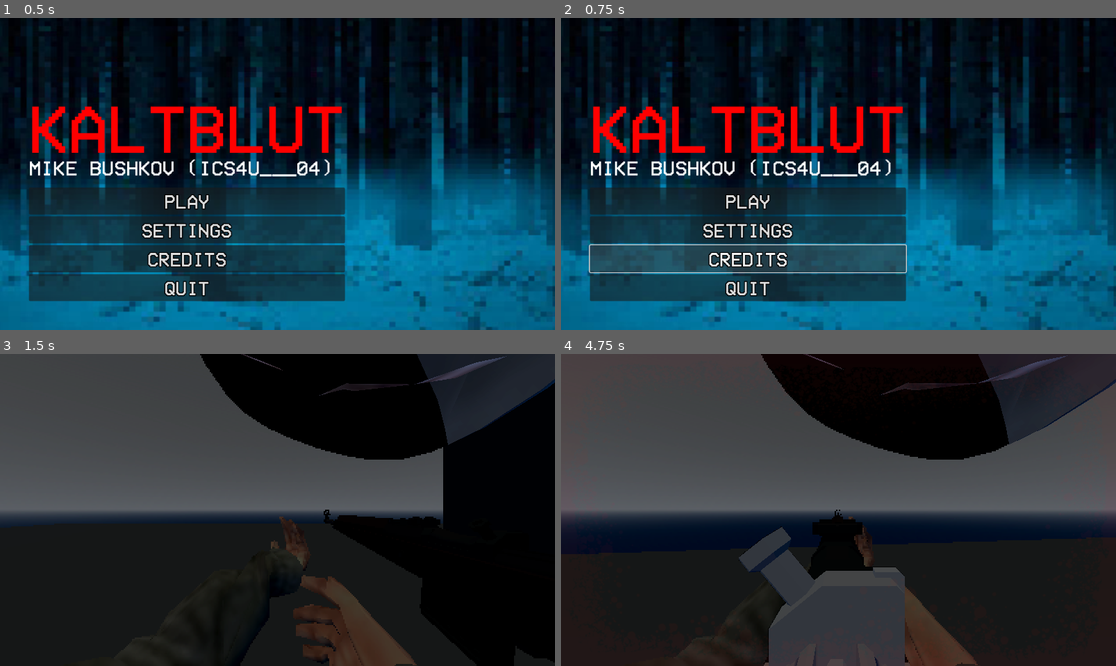
Above: before the commit, frames 1-4 (two rows, left to right).
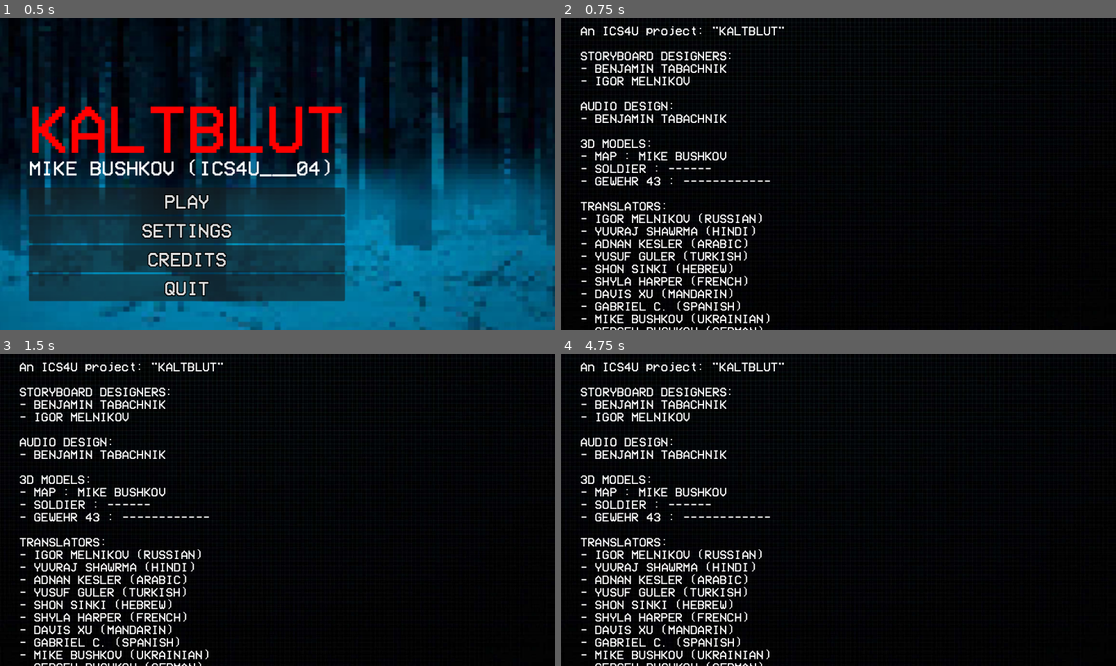
Above: after the commit, the same moments.

Repository: worghet/ICS4U___KALTBLUT
Game: Godot game, scene res://scenes/main-menu.tscn
Two runs of this game, one before a commit and one after it. Both use one fixed random seed, a clock stepped at 60 frames per second and the inputs below.
Inputs (mouse positions are in pixels of both pictures, inside the frame that each line leads up to):
- Up to frame 1 (0.5 s): no input
- Up to frame 2 (0.75 s): click "CREDITS" at 0.5 s
- Up to frame 3 (1.5 s): click (188, 538) at 1.25 s, where only the run before the commit has a clickable "PLAY"
- Up to frame 4 (4.75 s): tap Enter at 2 s; move the mouse to (866, 510) at 2.02 s; press the mouse at (866, 510) at 2.03 s; hold W (move_forward) from 2.03 s (still down); tap Space (jump) at 2.27, 3.02, 3.5, 4.52 s; move the mouse to (810, 510) at 2.77 s; release the mouse at (810, 510) at 2.78 s; right-click (810, 510) at 2.85 s; move the mouse to (849, 503) at 3.52 s; hold E (spawn_enemy) 3.53-4.28 s; move the mouse to (832, 516) at 4.27 s; click (832, 516) at 4.35 s

Frame 1 is identical in both runs. In frame 2, 71% of the frame differs, in the area x 0-100%, y 0-100%; in frame 3, 44%; in frame 4, 70%.

Commit message:
added credits

Diff:
--- /dev/null
+++ b/kaltblut/scenes/credits.gd
@@ -0,0 +1,11 @@
+extends Control
+
+
+func _ready() -> void:
+	#$scrolling.play("scroll down")
+	$music.play()
+
+func _input(event: InputEvent) -> void:
+
+	if event.is_action_pressed("escape"):
+		get_tree().change_scene_to_file("res://scenes/main-menu.tscn")
--- /dev/null
+++ b/kaltblut/scenes/credits.tscn
@@ -0,0 +1,149 @@
+[gd_scene load_steps=8 format=3 uid="uid://d2hin7r7xw8dn"]
+
+[ext_resource type="Script" uid="uid://ivq2butbg5vy" path="res://scenes/credits.gd" id="1_0ctdu"]
+[ext_resource type="Texture2D" uid="uid://b1sqend1r43p7" path="res://imports/textures/background.jpg" id="1_2ckv8"]
+[ext_resource type="Theme" uid="uid://bk7as4gxm1c8l" path="res://ui/theme.tres" id="2_0ctdu"]
+[ext_resource type="AudioStream" uid="uid://0myg4tu0ajrt" path="res://imports/sounds/music/darknightcrushed.mp3" id="4_2fbfq"]
+
+[sub_resource type="Animation" id="Animation_2ckv8"]
+resource_name = "scroll down"
+length = 20.0
+tracks/0/type = "value"
+tracks/0/imported = false
+tracks/0/enabled = true
+tracks/0/path = NodePath("MarginContainer2/GridContainer/content:position")
+tracks/0/interp = 1
+tracks/0/loop_wrap = true
+tracks/0/keys = {
+"times": PackedFloat32Array(0, 19.9),
+"transitions": PackedFloat32Array(1, 1),
+"update": 0,
+"values": [Vector2(0, 30), Vector2(0, -450)]
+}
+
+[sub_resource type="Animation" id="Animation_0ctdu"]
+length = 0.001
+tracks/0/type = "value"
+tracks/0/imported = false
+tracks/0/enabled = true
+tracks/0/path = NodePath("MarginContainer2/GridContainer/content:position")
+tracks/0/interp = 1
+tracks/0/loop_wrap = true
+tracks/0/keys = {
+"times": PackedFloat32Array(0),
+"transitions": PackedFloat32Array(1),
+"update": 0,
+"values": [Vector2(0, 139)]
+}
+
+[sub_resource type="AnimationLibrary" id="AnimationLibrary_2fbfq"]
+_data = {
+&"RESET": SubResource("Animation_0ctdu"),
+&"scroll down": SubResource("Animation_2ckv8")
+}
+
+[node name="credits" type="Control"]
+layout_mode = 3
+anchors_preset = 15
+anchor_right = 1.0
+anchor_bottom = 1.0
+grow_horizontal = 2
+grow_vertical = 2
+script = ExtResource("1_0ctdu")
+
+[node name="TextureRect" type="TextureRect" parent="."]
+layout_mode = 1
+anchors_preset = 15
+anchor_right = 1.0
+anchor_bottom = 1.0
+offset_left = -384.0
+offset_top = -216.0
+offset_right = 384.0
+offset_bottom = 216.0
+grow_horizontal = 2
+grow_vertical = 2
+texture = ExtResource("1_2ckv8")
+
+[node name="CenterContainer" type="CenterContainer" parent="."]
+visible = false
+layout_mode = 1
+anchors_preset = 15
+anchor_right = 1.0
+anchor_bottom = 1.0
+offset_left = 300.0
+offset_top = 54.0
+offset_right = 300.0
+offset_bottom = 618.0
+grow_horizontal = 2
+grow_vertical = 2
+
+[node name="scrolling" type="AnimationPlayer" parent="."]
+libraries = {
+&"": SubResource("AnimationLibrary_2fbfq")
+}
+speed_scale = 0.5
+
+[node name="music" type="AudioStreamPlayer" parent="."]
+stream = ExtResource("4_2fbfq")
+parameters/looping = true
+
+[node name="MarginContainer2" type="MarginContainer" parent="."]
+layout_mode = 1
+anchors_preset = 15
+anchor_right = 1.0
+anchor_bottom = 1.0
+grow_horizontal = 2
+grow_vertical = 2
+theme_override_constants/margin_left = 30
+theme_override_constants/margin_top = 30
+
+[node name="GridContainer" type="GridContainer" parent="MarginContainer2"]
+layout_mode = 2
+
+[node name="MarginContainer" type="MarginContainer" parent="MarginContainer2/GridContainer"]
+layout_mode = 2
+theme_override_constants/margin_bottom = 40
+
+[node name="title" type="Label" parent="MarginContainer2/GridContainer/MarginContainer"]
+layout_mode = 2
+theme = ExtResource("2_0ctdu")
+theme_override_font_sizes/font_size = 130
+text = "CREDITS"
+
+[node name="content" type="Label" parent="MarginContainer2/GridContainer"]
+layout_mode = 2
+size_flags_vertical = 0
+theme = ExtResource("2_0ctdu")
+theme_override_font_sizes/font_size = 26
+text = "An ICS4U project: \"KALTBLUT\"
+
+STORYBOARD DESIGNERS:
+- BENJAMIN TABACHNIK
+- IGOR MELNIKOV
+
+AUDIO DESIGN:
+- BENJAMIN TABACHNIK
+
+3D MODELS:
+- MAP : MIKE BUSHKOV
+- SOLDIER : ------
+- GEWEHR 43 : ------------
+
+TRANSLATORS:
+- IGOR MELNIKOV (RUSSIAN)
+- YUVRAJ SHAWRMA (HINDI)
+- ADNAN KESLER (ARABIC)
+- YUSUF GULER (TURKISH)
+- SHON SINKI (HEBREW)
+- SHYLA HARPER (FRENCH)
+- DAVIS XU (MANDARIN)
+- GABRIEL C. (SPANISH)
+- MIKE BUSHKOV (UKRAINIAN)
+- SERGEY BUSHKOV (GERMAN)
+- KIM SUNGWOO (KOREAN)
+- ISAAC DONUT (ROMANIAN)
+- GABRIEL G. (PORTUGUESE)
+- MICHELE FIORI (ITALIAN)
+- LARA G. (SERBIAN)
+
+Press [ESC] to return to menu."
--- a/kaltblut/scenes/main-menu.tscn
+++ b/kaltblut/scenes/main-menu.tscn
@@ -89,4 +89,5 @@
 text = "KEY_QUIT"
 
 [connection signal="pressed" from="MarginContainer/GridContainer/play" to="." method="_on_play_pressed"]
+[connection signal="pressed" from="MarginContainer/GridContainer/credits" to="." method="_on_credits_pressed"]
 [connection signal="pressed" from="MarginContainer/GridContainer/quit" to="." method="_on_quit_pressed"]
--- a/kaltblut/scripts/main_menu.gd
+++ b/kaltblut/scripts/main_menu.gd
@@ -1,12 +1,14 @@
 extends Control
-
-func _ready() -> void:
-	print('donezo')
-
 
 func _on_play_pressed() -> void:
 	get_tree().change_scene_to_file("res://scenes/world.tscn")
 
 
+
+
 func _on_quit_pressed() -> void:
 	get_tree().quit()
+
+
+func _on_credits_pressed() -> void:
+	get_tree().change_scene_to_file("res://scenes/credits.tscn")
Not shown, added: kaltblut/imports/sounds/music/darknightcrushed.mp3.import
Binary file added: kaltblut/imports/textures/background.jpg
Not shown, added: kaltblut/imports/textures/background.jpg.import
Not shown, added: kaltblut/scenes/credits.gd.uid
Not shown, added: kaltblut/imports/sounds/music/darknightcrushed.mp3
